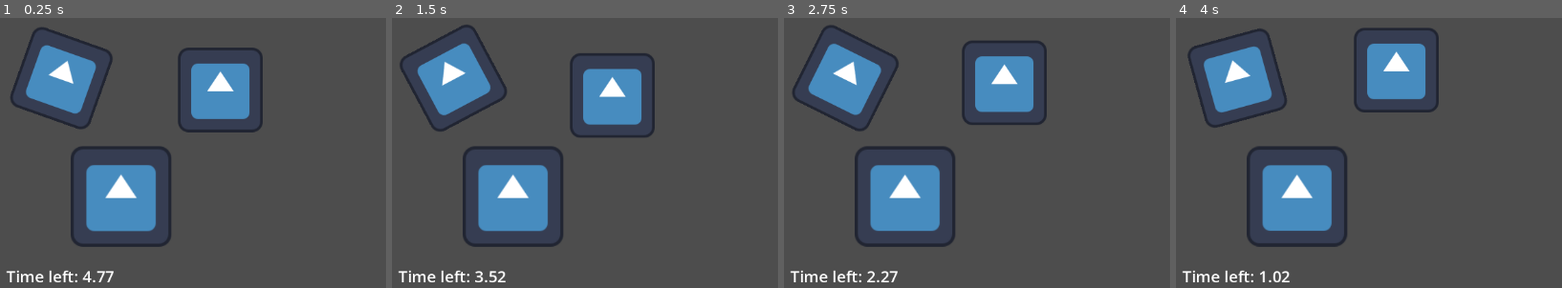
Above: before the commit, frames 1-4 (left to right).
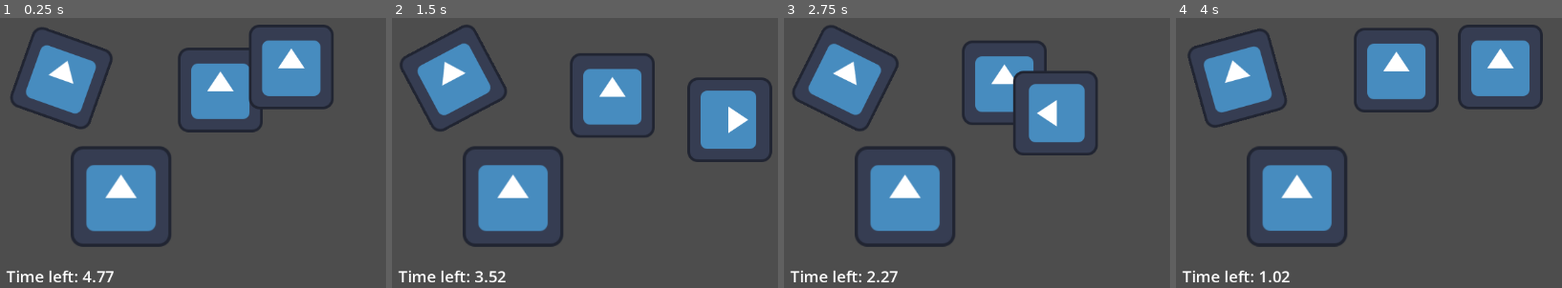
Above: after the commit, the same moments.

Repository: russjohnson09/godot-chess
Game: Godot game, scene res://entry_2.tscn
The game is run twice, just before and just after one commit, with the same random seed, the same clock (stepped at 60 frames per second) and the same inputs. The engine's default icon, where the game draws it, is replaced by a stand-in: a white triangle on a blue panel in a dark square.
Inputs:
- Up to frame 1 (0.25 s): no input
- Up to frame 2 (1.5 s): no input
- Up to frame 3 (2.75 s): no input
- Up to frame 4 (4 s): no input

The runs differ from the first frame. In frame 1, 4.1% of the frame differs, in the area x 64-87%, y 2-34%; in frame 2, 3.9%; in frame 3, 4.5%, in the area x 59-82%, y 19-51%; in frame 4, 4.0%.

Commit message:
added another animation

Diff:
--- a/godot-chess/godot-chess/entry_2.tscn
+++ b/godot-chess/godot-chess/entry_2.tscn
@@ -2,6 +2,15 @@
 
 [ext_resource type="Texture2D" uid="uid://bmf82fly5jk5k" path="res://icon.svg" id="1_xj8uq"]
 [ext_resource type="Script" uid="uid://2p2mcqlffuig" path="res://entry_2_timer.gd" id="2_timer"]
+
+[ext_resource type="Texture2D" uid="uid://bmf82fly5jk5k" path="res://icon.svg" id="1_xj8uq"]
+[ext_resource type="Script" uid="uid://2p2mcqlffuig" path="res://entry_2_timer.gd" id="2_timer"]
+
+[sub_resource type="Curve2D" id="Curve2D_path"]
+_data = {
+"points": PackedVector2Array(0, 0, 0, 0, 450, 100, 0, 0, 0, 0, 550, 100, 0, 0, 0, 0, 550, 200, 0, 0, 0, 0, 450, 200, 0, 0, 0, 0, 450, 100)
+}
+point_count = 5
 
 [node name="Entry2" type="Node2D" unique_id=398334256]
 script = ExtResource("2_timer")
@@ -18,6 +27,15 @@
 position = Vector2(223, 296)
 texture = ExtResource("1_xj8uq")
 
+[node name="Path2D" type="Path2D" parent="."]
+curve = SubResource("Curve2D_path")
+
+[node name="PathFollow2D" type="PathFollow2D" parent="Path2D"]
+position = Vector2(450, 100)
+
+[node name="IconPath" type="Sprite2D" parent="Path2D/PathFollow2D"]
+texture = ExtResource("1_xj8uq")
+
 [node name="TimerLabel" type="Label" parent="." unique_id=245610819]
 offset_left = 50.0
 offset_top = 400.0
--- a/godot-chess/godot-chess/entry_2_timer.gd
+++ b/godot-chess/godot-chess/entry_2_timer.gd
@@ -5,6 +5,7 @@
 @onready var icon1: Sprite2D = $Icon
 @onready var icon2: Sprite2D = $Icon2
 @onready var icon3: Sprite2D = $Icon3
+@onready var path_follow: PathFollow2D = $Path2D/PathFollow2D
 
 var time_passed: float = 0.0
 
@@ -18,5 +19,8 @@
 		icon2.position.y = 124.0 + cos(time_passed * 4.0) * 20.0
 		icon3.scale = Vector2.ONE * (1.0 + sin(time_passed * 5.0) * 0.2)
 
+	if path_follow:
+		path_follow.progress_ratio = fmod(time_passed * 0.3, 1.0)
+
 func _on_timer_timeout() -> void:
 	get_tree().quit()
